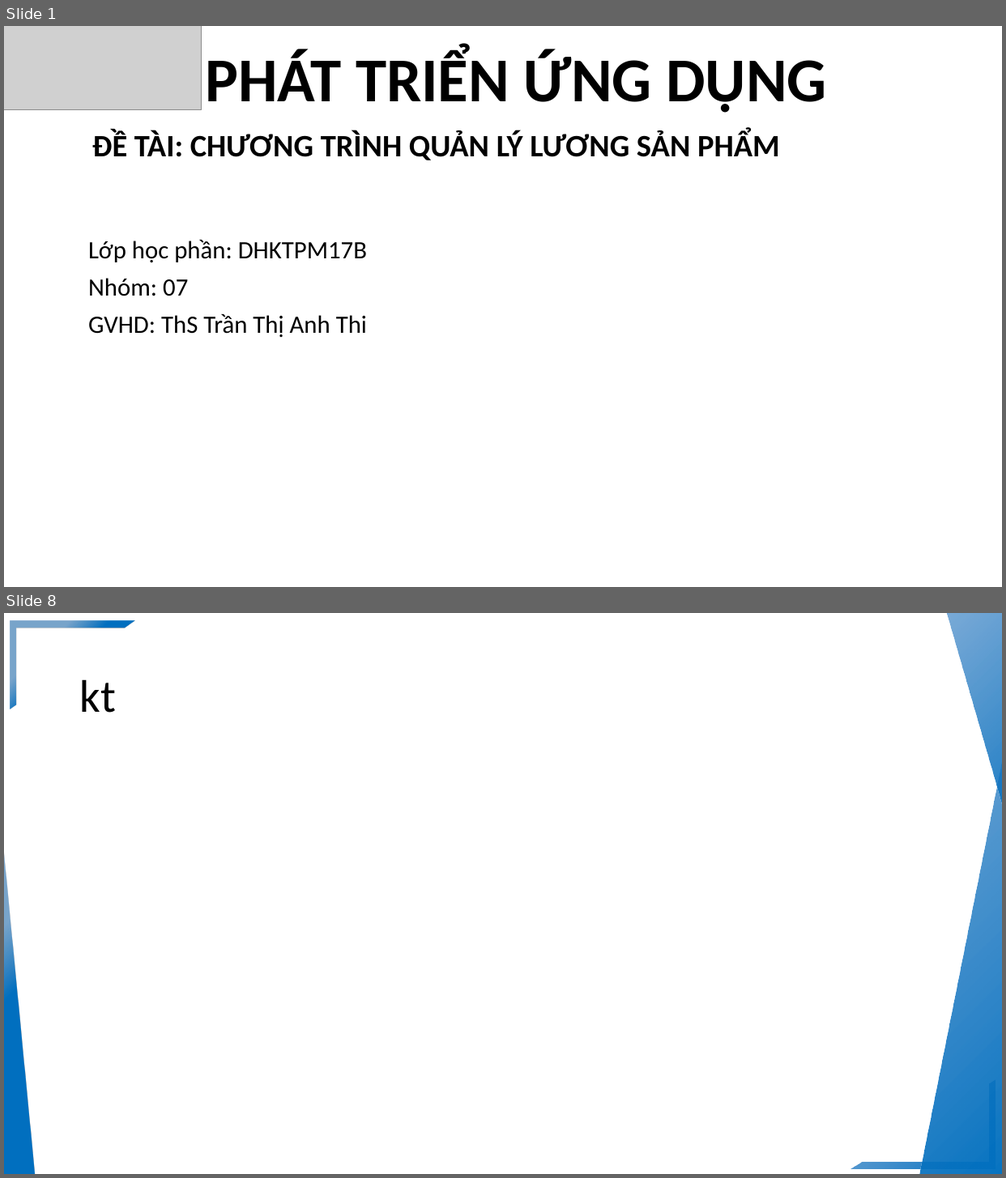
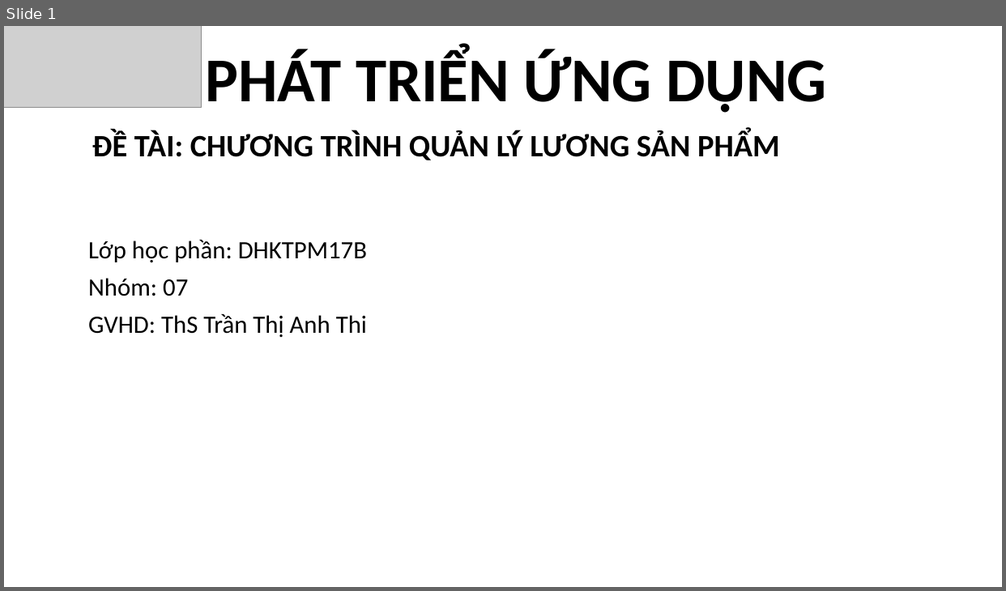
Before and after one commit to AnVungTau/PTUD-Nhoms7_l-ng, a slide deck: PTUD_2023_Nhom7_DHKTPM17B/FileTrinhChieu/Nhom07_UngDungQuanLyLuongSanPham.pptx. Shown one above the other, each under a label of ours: slides 1 and 8 before the commit, slide 1 after it; the slides between them are not shown. The pictures are 1006x1178 and 1006x591 pixels, drawn with LibreOffice and Linux fonts; fonts in the diff are those of the drawing; grey boxes stand for pictures; background and template pictures are left out. Boxes give left, top, right and bottom in pixels: in the first picture for what was removed or moved away, otherwise in the second. Text is boxed around its words. In the diff, an @@ line names an element or a change of style, - is before the commit and + after.

```diff
--- a/PTUD_2023_Nhom7_DHKTPM17B/FileTrinhChieu/Nhom07_UngDungQuanLyLuongSanPham.pptx
+++ b/PTUD_2023_Nhom7_DHKTPM17B/FileTrinhChieu/Nhom07_UngDungQuanLyLuongSanPham.pptx
@@ slide 8 removed at bbox=[4, 613, 1002, 1174], background #FFFFFF @@
@@ half frame removed at bbox=[10, 620, 135, 709] @@
@@ right triangle removed at bbox=[943, 613, 1002, 877] @@
@@ right triangle removed at bbox=[918, 655, 1002, 1174] @@
@@ title removed at bbox=[80, 679, 116, 713] @@
-kt
@@ right triangle removed at bbox=[4, 813, 36, 1174] @@
@@ half frame removed at bbox=[850, 1080, 995, 1169] @@
@@ slide 1 changed as well @@
@@ picture: place and size @@
-picture at bbox=[4, 26, 201, 110]
+picture at bbox=[4, 26, 201, 107]
```
Also in this commit, not shown: 1 other slide changed, 16 slides added, 9 other slides removed, 3 other files.
